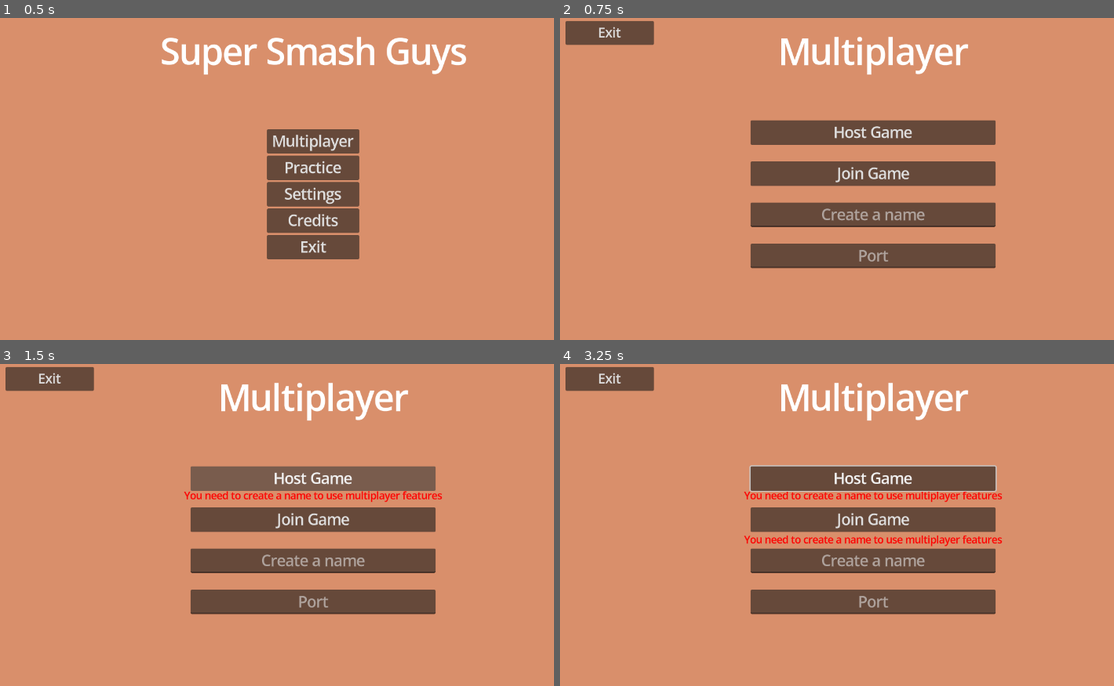
Above: before the commit, frames 1-4 (two rows, left to right).
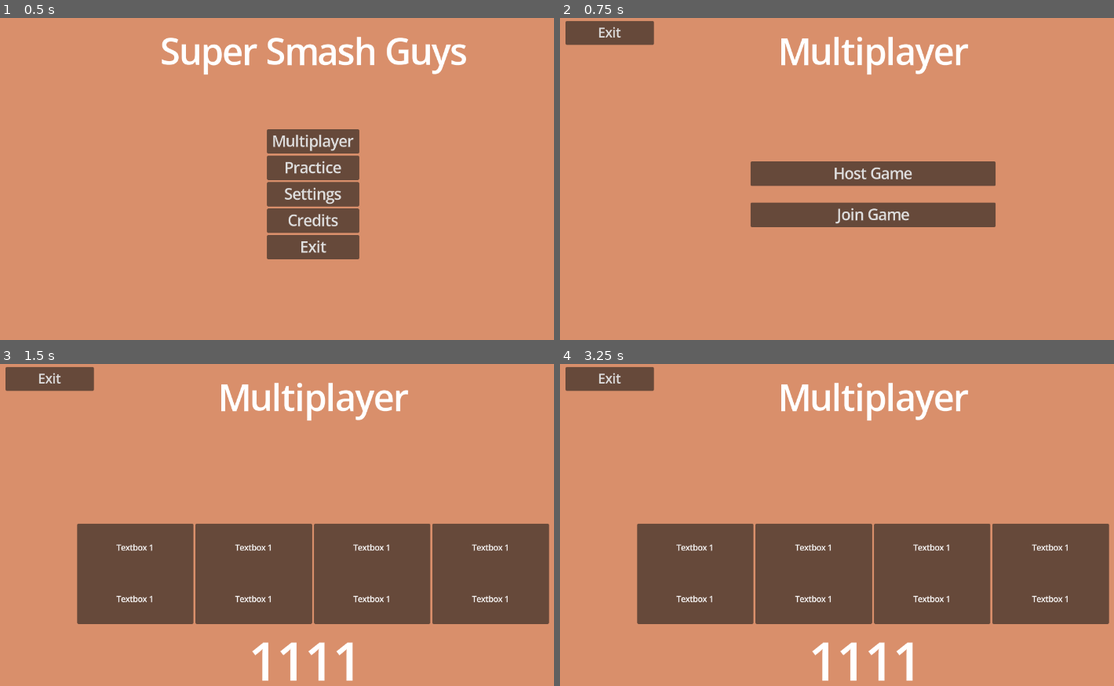
Above: after the commit, the same moments.

Repository: Rivmo/Super-Smash-Guys
Game: Godot game, scene res://scenes/main_menu_screen.tscn
Same seed, same stepped clock (60 frames per second), same inputs: the game is played once before the commit and once after it.
Inputs (mouse positions are in pixels of both pictures, inside the frame that each line leads up to):
- Up to frame 1 (0.5 s): no input
- Up to frame 2 (0.75 s): click "Multiplayer" at 0.5 s
- Up to frame 3 (1.5 s): click "Host Game" at 1.25 s
- Up to frame 4 (3.25 s): click (875, 518) at 2 s, where only the run before the commit has a clickable "Join Game"; move the mouse to (1008, 521) at 2.77 s; hold Right (Right) from 2.78 s (still down); tap O (Attack) at 2.85 s; click (1008, 521) at 2.92 s; tap Up (Jump) at 3.02 s

Frame 1 is identical in both runs. In frame 2, 7.7% of the frame differs, in the area x 34-79%, y 31-78%; in frame 3, 27%; in frame 4, 27%, in the area x 13-100%, y 31-99%.

Commit message:
muliplayer stuff push
added muliplayer game spawners

Diff:
--- a/scenes/Multiplayer_select_screen.tscn
+++ b/scenes/Multiplayer_select_screen.tscn
@@ -110,12 +110,6 @@
 theme_override_font_sizes/font_size = 30
 text = "Join Game"
 
-[node name="username_box" type="LineEdit" parent="VBoxContainer" unique_id=2063861673]
-layout_mode = 2
-theme_override_font_sizes/font_size = 30
-placeholder_text = "Create a name"
-alignment = 1
-
 [node name="join_text_box" type="LineEdit" parent="VBoxContainer" unique_id=409045426]
 layout_mode = 2
 theme_override_constants/minimum_character_width = 9
@@ -136,6 +130,5 @@
 
 [connection signal="pressed" from="VBoxContainer/Host" to="VBoxContainer/join_text_box" method="_on_host_pressed"]
 [connection signal="pressed" from="VBoxContainer/Join" to="VBoxContainer/join_text_box" method="_on_join_pressed"]
-[connection signal="text_changed" from="VBoxContainer/username_box" to="VBoxContainer/join_text_box" method="_on_username_box_text_changed"]
 [connection signal="text_submitted" from="VBoxContainer/join_text_box" to="VBoxContainer/join_text_box" method="_on_join_text_submitted"]
 [connection signal="pressed" from="Exit_Multiplayer" to="." method="_on_exit_multiplayer_pressed"]
--- /dev/null
+++ b/scenes/multiplayer_scenes/Multiplayer_game.tscn
@@ -0,0 +1,3 @@
+[gd_scene format=3 uid="uid://27p6gk4lj7m"]
+
+[node name="MultiplayerGame" type="Node2D" unique_id=1986691200]
--- a/scenes/multiplayer_scenes/SpawnManager.tscn
+++ b/scenes/multiplayer_scenes/SpawnManager.tscn
@@ -1,6 +1,6 @@
 [gd_scene format=3 uid="uid://bi5ssf0uk7osl"]
 
-[ext_resource type="Script" uid="uid://bxgdnc5cmydu" path="res://scripts/Multiplayer/Spawn_manager.gd" id="1_4xdga"]
+[ext_resource type="Script" uid="uid://bxgdnc5cmydu" path="res://scripts/Multiplayer/SpawnManager.gd" id="1_4xdga"]
 
 [node name="SpawnManager" type="Node" unique_id=1795158270]
 script = ExtResource("1_4xdga")
--- a/scenes/multiplayer_scenes/Spawn_Manager.tscn
+++ /dev/null
@@ -1,3 +0,0 @@
-[gd_scene format=3 uid="uid://db8ee0x3ttsx5"]
-
-[node name="SpawnManager" type="Node2D" unique_id=1465717570]
--- /dev/null
+++ b/scenes/placeholder_arena.tscn
@@ -0,0 +1,105 @@
+[gd_scene format=3 uid="uid://bm7i7iktig7tk"]
+
+[ext_resource type="Script" uid="uid://c74aoimcssv2o" path="res://scripts/placeholder_arena.gd" id="1_b24y5"]
+[ext_resource type="PackedScene" uid="uid://b0x3345qebl54" path="res://scenes/player_character.tscn" id="1_hunim"]
+[ext_resource type="PackedScene" uid="uid://cff2uoaxsga1o" path="res://scenes/Dummy.tscn" id="3_kadwe"]
+[ext_resource type="Texture2D" uid="uid://bvsp47waemsrw" path="res://images/svg_icon_3_bars.png" id="4_4khq4"]
+[ext_resource type="Script" uid="uid://d3qmgjgut56a" path="res://scripts/Exits/exit_menu.gd" id="4_tqfwa"]
+[ext_resource type="Script" uid="uid://dcjvoi2lcdapc" path="res://scripts/Exits/exit_menu_2.gd" id="5_dvwu8"]
+
+[sub_resource type="QuadMesh" id="QuadMesh_hunim"]
+
+[sub_resource type="RectangleShape2D" id="RectangleShape2D_hunim"]
+size = Vector2(1100, 65)
+
+[node name="Node2D" type="Node2D" unique_id=2101625577]
+script = ExtResource("1_b24y5")
+
+[node name="Player" parent="." unique_id=142461306 instance=ExtResource("1_hunim")]
+position = Vector2(556, -70)
+
+[node name="StaticBody2D" type="StaticBody2D" parent="." unique_id=27430171]
+position = Vector2(640, 500)
+
+[node name="MeshInstance2D" type="MeshInstance2D" parent="StaticBody2D" unique_id=1704214878]
+position = Vector2(10.499989, 132.49998)
+scale = Vector2(1099, 65.00003)
+mesh = SubResource("QuadMesh_hunim")
+
+[node name="CollisionShape2D" type="CollisionShape2D" parent="StaticBody2D" unique_id=393426004]
+position = Vector2(11, 132.5)
+shape = SubResource("RectangleShape2D_hunim")
+debug_color = Color(0, 0.6, 0.69803923, 0.41568628)
+
+[node name="Dummy" parent="." unique_id=1693198927 instance=ExtResource("3_kadwe")]
+position = Vector2(749, -73)
+
+[node name="Control" type="Control" parent="." unique_id=391749387]
+layout_mode = 3
+anchors_preset = 0
+offset_top = 1.0
+offset_right = 1280.0
+offset_bottom = 720.0
+script = ExtResource("4_tqfwa")
+
+[node name="ColorRect" type="ColorRect" parent="Control" unique_id=319467344]
+visible = false
+layout_mode = 0
+offset_right = 1280.0
+offset_bottom = 718.0
+color = Color(0.105882354, 0.105882354, 0.105882354, 0.37254903)
+script = ExtResource("5_dvwu8")
+
+[node name="VBoxContainer" type="VBoxContainer" parent="Control/ColorRect" unique_id=1165155593]
+layout_mode = 1
+anchors_preset = 8
+anchor_left = 0.5
+anchor_top = 0.5
+anchor_right = 0.5
+anchor_bottom = 0.5
+offset_left = -208.5
+offset_top = -136.0
+offset_right = 208.5
+offset_bottom = 107.0
+grow_horizontal = 2
+grow_vertical = 2
+
+[node name="Back to game" type="Button" parent="Control/ColorRect/VBoxContainer" unique_id=861050198]
+layout_mode = 2
+theme_override_font_sizes/font_size = 30
+text = "Back to game"
+
+[node name="Options" type="Button" parent="Control/ColorRect/VBoxContainer" unique_id=1338357739]
+layout_mode = 2
+theme_override_font_sizes/font_size = 30
+text = "Options"
+
+[node name="Exit to main menu" type="Button" parent="Control/ColorRect/VBoxContainer" unique_id=39776803]
+layout_mode = 2
+theme_override_font_sizes/font_size = 30
+text = "Exit to main menu"
+
+[node name="Exit Game" type="Button" parent="Control/ColorRect/VBoxContainer" unique_id=713976548]
+layout_mode = 2
+theme_override_font_sizes/font_size = 30
+text = "Exit Game"
+
+[node name="Button" type="Button" parent="Control" unique_id=87249368]
+layout_mode = 1
+anchors_preset = -1
+anchor_left = 0.11400001
+anchor_top = 0.12900001
+anchor_right = 0.11400001
+anchor_bottom = 0.12900001
+offset_left = -129.92001
+offset_top = -79.75101
+offset_right = -69.92001
+offset_bottom = -19.751007
+theme_override_icons/icon = ExtResource("4_4khq4")
+icon_alignment = 1
+
+[connection signal="Attack" from="Player" to="." method="_on_character_attack"]
+[connection signal="pressed" from="Control/ColorRect/VBoxContainer/Back to game" to="Control/ColorRect" method="_on_back_to_game_pressed"]
+[connection signal="pressed" from="Control/ColorRect/VBoxContainer/Exit to main menu" to="Control" method="_on_exit_to_main_menu_pressed"]
+[connection signal="pressed" from="Control/ColorRect/VBoxContainer/Exit Game" to="Control" method="_on_exit_game_pressed"]
+[connection signal="pressed" from="Control/Button" to="Control/ColorRect" method="_on_button_pressed"]
--- a/scripts/Exits/exit_multiplayer.gd
+++ b/scripts/Exits/exit_multiplayer.gd
@@ -3,6 +3,5 @@
 # THIS IS A PLACEHOLDER SCRIPT, REMOVE LATER
 
 
-
 func Exit_Multiplayer_on_pressed() -> void:
 	get_tree().change_scene_to_file("res://scenes/Multiplayer_select_screen.tscn")
--- a/scripts/join_text_box.gd
+++ b/scripts/join_text_box.gd
@@ -1,22 +1,17 @@
 extends LineEdit
 
 # Called when the node enters the scene tree for the first time.
-#func _ready() -> void:
-#	visible = false
+func _ready() -> void:
+	visible = false
 
 
 
 func _on_join_pressed() -> void:
-	if PlayerOptions.Username == "":
-		$"../../MarginContainer3/errorwarning2".visible = true
-#	visible = true
+	visible = true
 
 func _on_host_pressed() -> void:
-	if PlayerOptions.Username == "":
-		$"../../MarginContainer2/errorwarning1".visible = true
-	else:
-		NetworkManager.create_server()
-		NetworkManager.lobby_join()
+	NetworkManager.create_server()
+	NetworkManager.lobby_join()
 
 func _on_button_pressed() -> void:
 	_send_test_message.rpc("hi")
@@ -34,7 +29,3 @@
 	if int(text) == code:
 		NetworkManager.lobby_join()
 		NetworkManager.create_client()
-
-
-func _on_username_box_text_changed(new_text: String) -> void:
-	PlayerOptions.Username = $"../username_box".text
Renamed: scripts/Multiplayer/Spawn_manager.gd -> scripts/Multiplayer/SpawnManager.gd
Renamed: scripts/Multiplayer/Spawn_manager.gd.uid -> scripts/Multiplayer/SpawnManager.gd.uid
